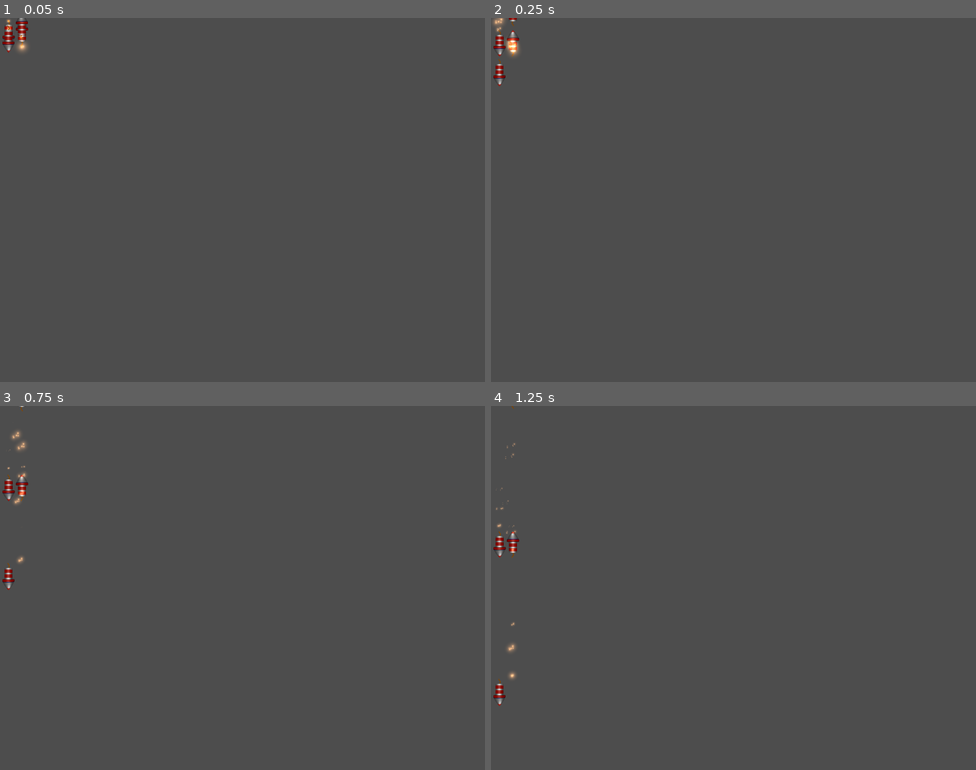
Above: before the commit, frames 1-4 (two rows, left to right).
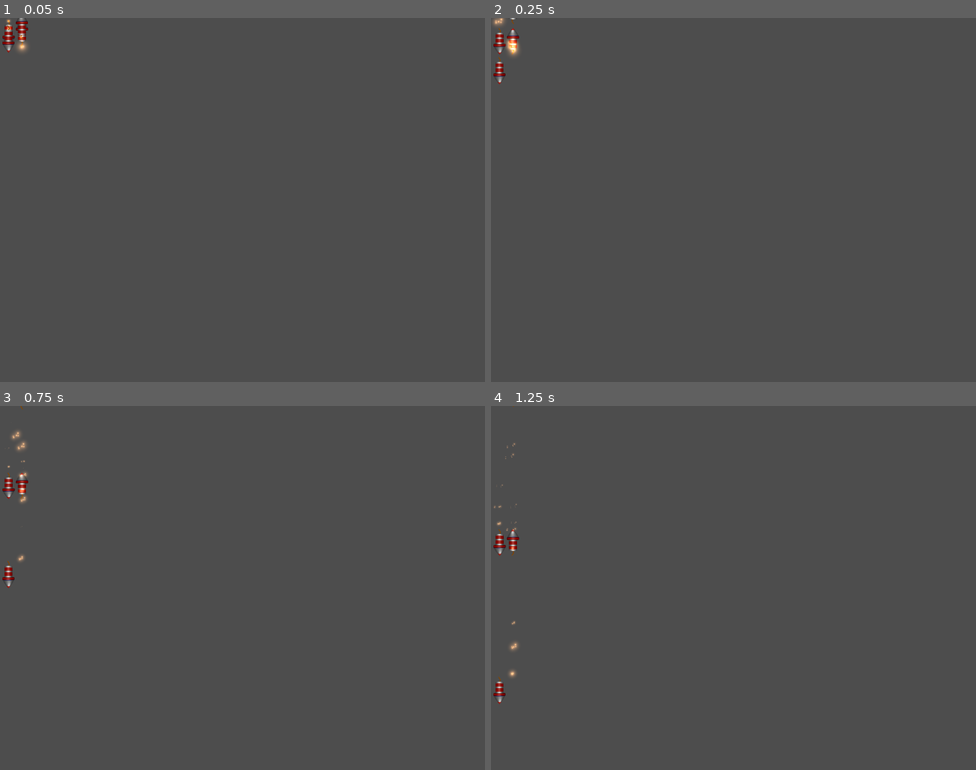
Above: after the commit, the same moments.

Repository: Medex81/LadyJu
Game: Godot game, scene res://tmp/rocket_v.tscn
Same seed, same stepped clock (60 frames per second), same inputs: the game is played once before the commit and once after it. This scene is started directly instead of the project's main scene.
Inputs (mouse positions are in pixels of both pictures, inside the frame that each line leads up to):
- Up to frame 1 (0.05 s): no input
- Up to frame 2 (0.25 s): no input
- Up to frame 3 (0.75 s): move the mouse to (14, 460) at 0.52 s; click (14, 460) at 0.67 s
- Up to frame 4 (1.25 s): no input

Frame 1 is identical in both runs. In frame 2, 0.3% of the frame differs, in the area x 0-6%, y 0-19%; in frame 3, 0.3%; in frame 4, 0.4%, in the area x 0-6%, y 0-83%.

Commit message:
Компонент перемещения по клеткам(симуляции падения) parent_mover теперь начинает движение после вхождения в область видимости. Если мы используем swap для движения - уведомляем об этом.

Diff:
--- a/game/scenes/m3/components/parent_mover.gd
+++ b/game/scenes/m3/components/parent_mover.gd
@@ -53,8 +53,12 @@
 # время анимации перемещения
 @export var _move_time:float = 0.25
 @export var _width_frame = 30
+# шаг перемещения или размер клетки поля.
+@export var _width = 128
+
 # немного оптимизации, не дёргаем зря метод, а обращаемся к полю с указателем на родителя
 @onready var _parent = get_parent()
+
 var is_moved:bool = false
 var _total_width:int
 var _to_down_left:Vector2i
@@ -64,11 +68,6 @@
 var _to_right:Vector2i
 var _to_left:Vector2i
 var is_falling:bool = true
-var _is_ready:bool = false
-# шаг перемещения или размер клетки поля.
-var _width = 128
-@export var info_path:NodePath
-@onready var info = get_node(info_path)
 
 # при переходе, запоминаем квардат куда прибудем. Это нужно для синхронизации перемещений с другими предметами
 # для избежания двойного занятия позиции. Словарь доступен из всех компонент перемещения.
@@ -79,6 +78,7 @@
 # оповещаем о событии остановки или начала движения предмета. Это нужно, например, для проверки матчинга.
 signal send_move_stopped(is_stopped:bool)
 signal send_double_click()
+signal send_swap_done()
 
 # когда предмет остановился, он проверяет соседей на матч или движение один раз. Если внизу предмет
 # пропал, нужно включить перемещение.
@@ -190,6 +190,7 @@
 	else:
 		# завершилось перемещение при свапе, уведомление с указанием состояния остановки
 		send_move_stopped.emit(true)
+		send_swap_done.emit()
 
 # расчёт смещения из текущего предмета в указанный с учётом расположения по соседству
 func _get_direction_to(item:MoverComponent)->Vector2i:
@@ -232,11 +233,6 @@
 			swap_node = null
 
 func _ready() -> void:
-	if info and info.has_method("get_item_size"):
-		_width = info.get_item_size()
-	else:
-		print("Error. No item size for ", get_parent().name)
-
 	_total_width = _width + _width_frame
 	_to_down_left = Vector2i(-_width, _width)
 	_to_down_right = Vector2i(_width, _width)
@@ -244,27 +240,6 @@
 	_to_top = -_to_down
 	_to_right = Vector2i(_width, 0)
 	_to_left = -_to_right
-	# разрешаем двигаться предметам изначально расположенным на поле
-	if _parent.visible:
-		$Timer.autostart = true
-		$Timer.start()
-
-	_is_ready = true
-
-# узлы у нас делятся на создаваемые в сцене на старте и создаваемые в коде на рантайме.
-# Создаваемые узлы появляются благодаря дуплицированию уже существующих (для этого у нас есть
-# узел генератора, который содержит необходимые узлы). Можно было бы их создавать через механизм создания
-# узла из распакованной сцены или лоада, но
-# это просадка по перформансу и необходимость составлять список узлов, а мне лень и проще визуально
-# посмотреть что у нас есть в сцене чем листать свойства узлов или конфиги.
-# Таймер заставляет узел двигаться, но узлы в генераторе не должны двигаться. Для этого мы отключаем
-# у компонента таймер и включаем его при изменении видимости - тоесть при добавлении в игровую область.
-func _on_visibility_changed() -> void:
-	# разрешаем двигаться предметам дублированным и заспауненым
-	if visible and _is_ready:
-		is_moved = false
-		$Timer.autostart = true
-		$Timer.start()
 
 # компоненту нужно вернуться назад
 func revert_move():
@@ -285,3 +260,15 @@
 		else:
 			# свап обработан, второй участник ещё не готов
 			swap_data.fail()
+
+# узлы у нас делятся на создаваемые в сцене на старте и создаваемые в коде на рантайме.
+# Создаваемые узлы появляются благодаря дуплицированию уже существующих (для этого у нас есть
+# узел генератора, который содержит необходимые узлы). Можно было бы их создавать через механизм создания
+# узла из распакованной сцены или лоада, но
+# это просадка по перформансу и необходимость составлять список узлов, а мне лень и проще визуально
+# посмотреть что у нас есть в сцене чем листать свойства узлов или конфиги.
+# Таймер заставляет узел двигаться, но узлы в генераторе не должны двигаться. Для этого мы отключаем
+# у компонента таймер и включаем его при активации - сигналом извне(обычно от родителя в игровой области сцены).
+func _on_visible_on_screen_notifier_2d_screen_entered() -> void:
+	$Timer.autostart = true
+	$Timer.start()
--- a/game/scenes/m3/components/parent_mover.tscn
+++ b/game/scenes/m3/components/parent_mover.tscn
@@ -6,6 +6,8 @@
 size = Vector2(120, 120)
 
 [node name="parent_mover" type="Area2D"]
+collision_mask = 0
+monitoring = false
 script = ExtResource("1_lc8dt")
 
 [node name="collision" type="CollisionShape2D" parent="."]
@@ -18,33 +20,43 @@
 [node name="rc_d" type="RayCast2D" parent="."]
 position = Vector2(64, 120)
 target_position = Vector2(0, 24)
+collision_mask = 17
 collide_with_areas = true
 
 [node name="rc_dl" type="RayCast2D" parent="."]
 position = Vector2(2, 126)
 target_position = Vector2(-24, 24)
+collision_mask = 17
 collide_with_areas = true
 
 [node name="rc_dr" type="RayCast2D" parent="."]
 position = Vector2(126, 126)
 target_position = Vector2(24, 24)
+collision_mask = 17
 collide_with_areas = true
 
 [node name="rc_t" type="RayCast2D" parent="."]
 position = Vector2(64, 2)
 target_position = Vector2(0, -24)
+collision_mask = 17
 collide_with_areas = true
 
 [node name="rc_r" type="RayCast2D" parent="."]
 position = Vector2(126, 64)
 target_position = Vector2(24, 0)
+collision_mask = 17
 collide_with_areas = true
 
 [node name="rc_l" type="RayCast2D" parent="."]
 position = Vector2(2, 64)
 target_position = Vector2(-24, 0)
+collision_mask = 17
 collide_with_areas = true
 
+[node name="VisibleOnScreenNotifier2D" type="VisibleOnScreenNotifier2D" parent="."]
+position = Vector2(64, 64)
+scale = Vector2(6.4, 6.4)
+
 [connection signal="input_event" from="." to="." method="_on_input_event"]
-[connection signal="visibility_changed" from="." to="." method="_on_visibility_changed"]
 [connection signal="timeout" from="Timer" to="." method="_on_timer_timeout"]
+[connection signal="screen_entered" from="VisibleOnScreenNotifier2D" to="." method="_on_visible_on_screen_notifier_2d_screen_entered"]
